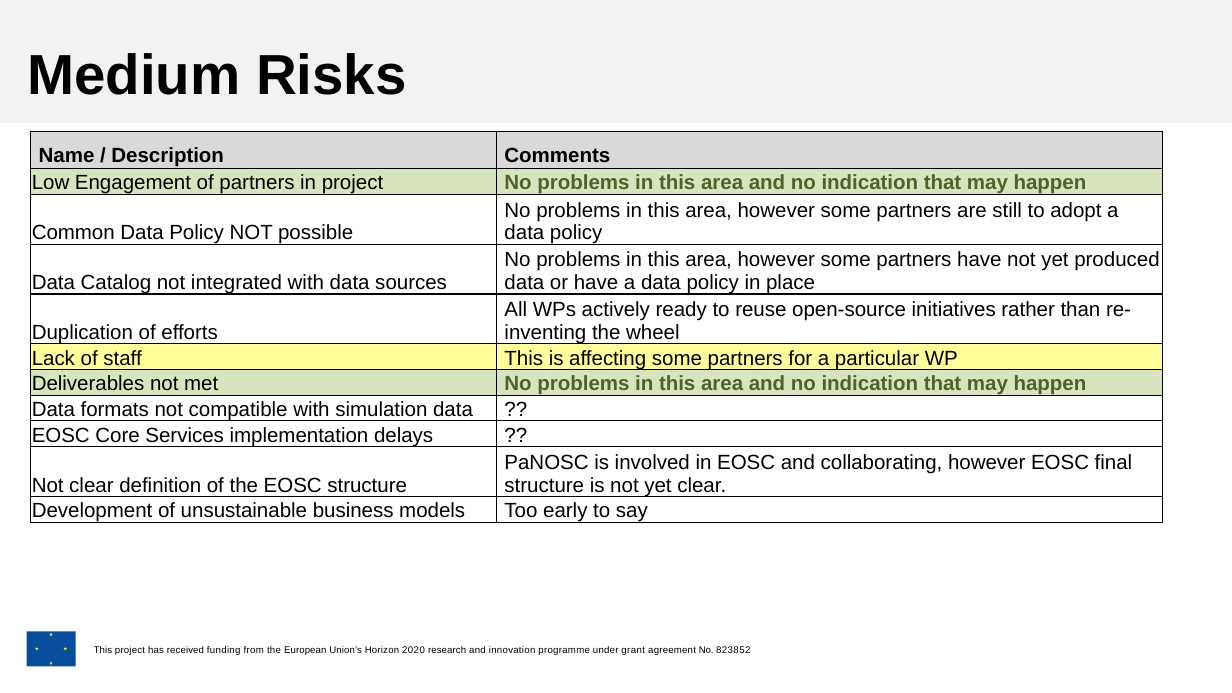
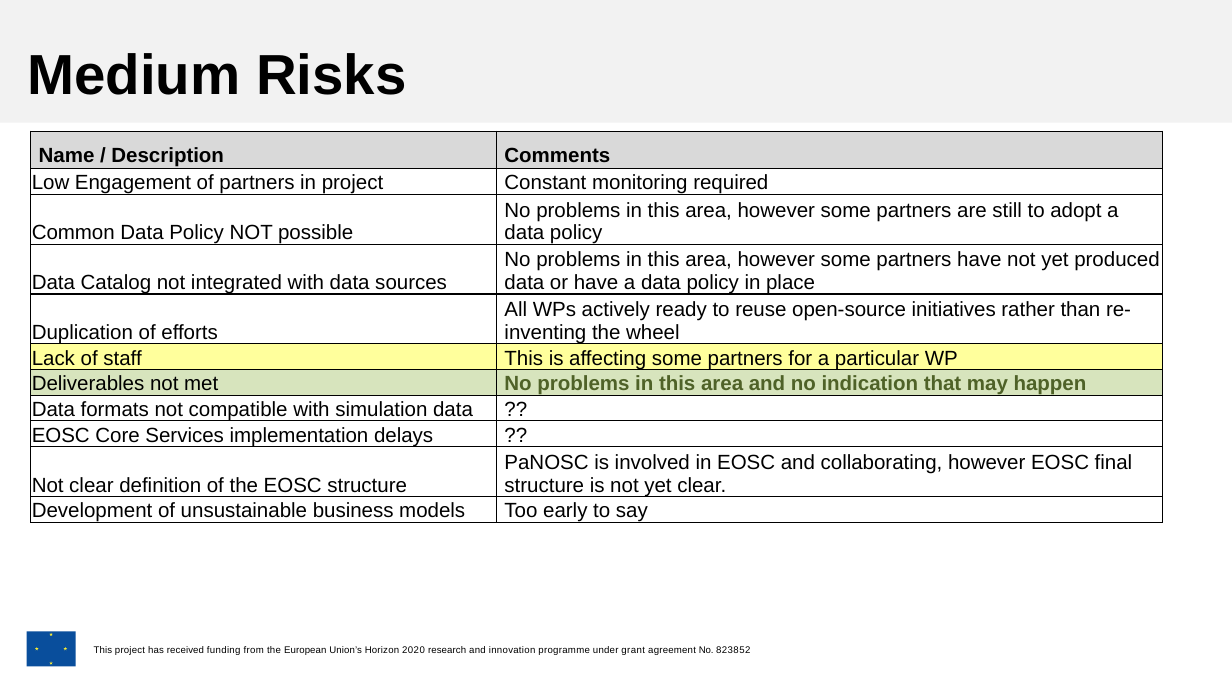
Before and after one commit to panosc-eu/panosc, a slide deck: slide 14 of Work Packages/WP1 Management/Other/PaNOSC_WP1_ReviewMeeting_v2.pptx (slide 13 before the commit). Drawn at 1232x693 pixels with LibreOffice and Linux fonts; fonts in the diff are those of the drawing; background and template pictures are left out. Boxes give left, top, right and bottom in pixels: in the first picture for what was removed or moved away, otherwise in the second. Text is boxed around its words. In the diff, an @@ line names an element or a change of style, - is before the commit and + after.

```diff
--- a/Work Packages/WP1 Management/Other/PaNOSC_WP1_ReviewMeeting_v2.pptx
+++ b/Work Packages/WP1 Management/Other/PaNOSC_WP1_ReviewMeeting_v2.pptx
@@ table at (30, 131, 1163, 547) @@
-row 2, column 2: No problems in this area and no indication that may happen
+row 2, column 2: Constant monitoring required
@@ fill #D7E4BD to #FFFFFF in row 2 @@
```
Also in this commit, not shown: 1 other slide changed, 1 slide added.
